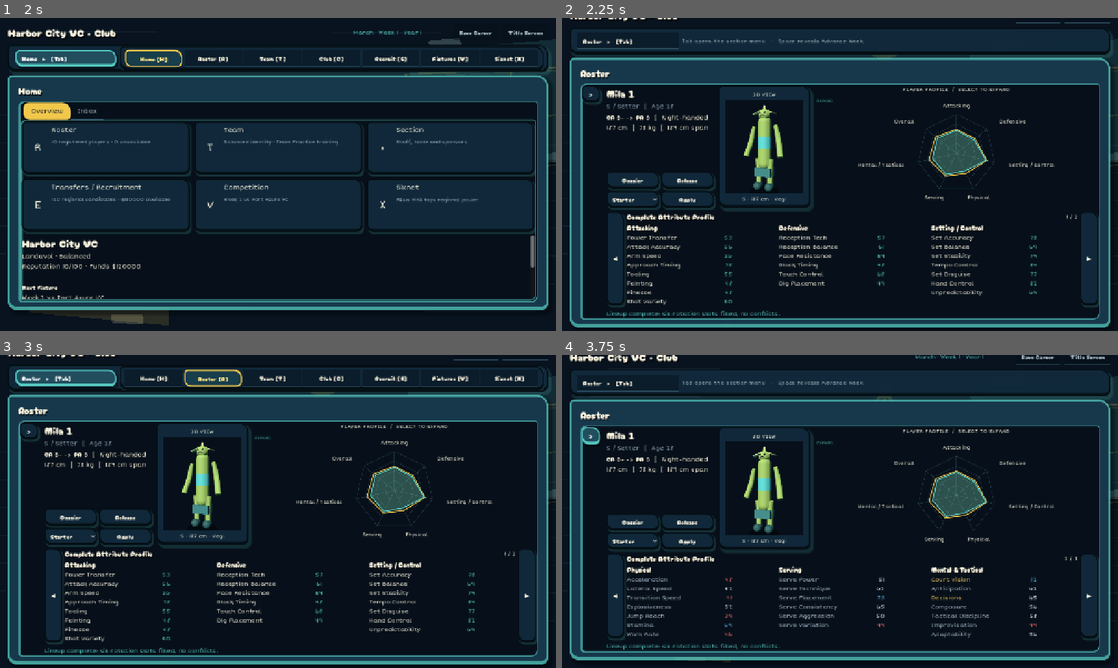
Above: before the commit, frames 1-4 (two rows, left to right).
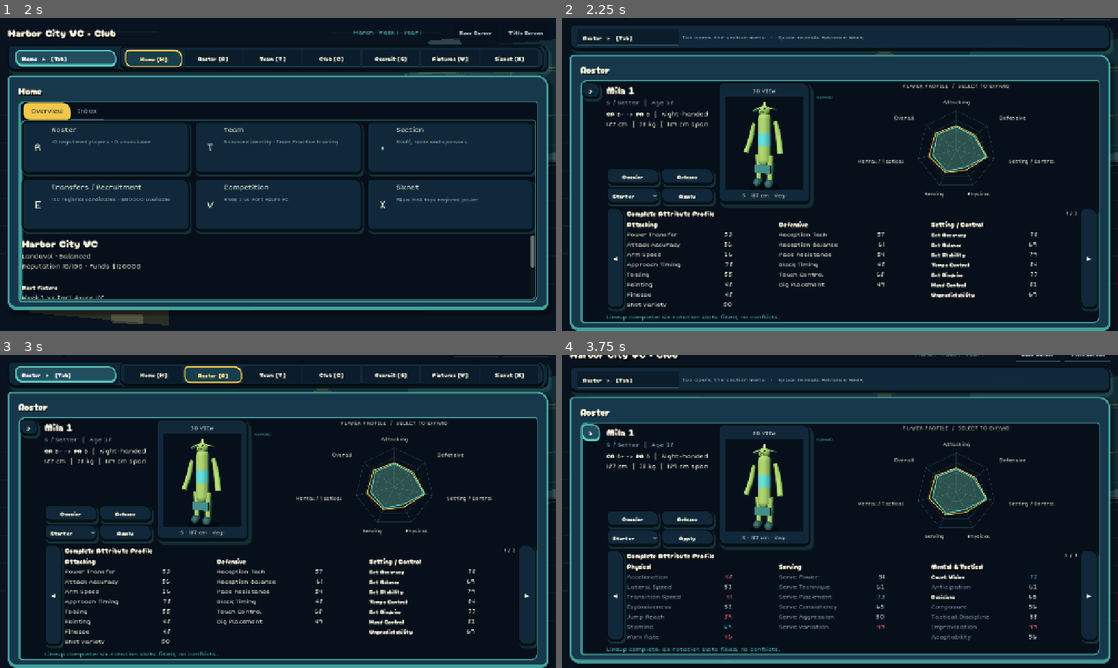
Above: after the commit, the same moments.

Repository: iracarranza/volley-world-manager
Game: Godot game, scene res://tools/preview/dashboard_preview.tscn
Same seed, same stepped clock (60 frames per second), same inputs: the game is played once before the commit and once after it. This scene is started directly instead of the project's main scene.
Inputs (mouse positions are in pixels of both pictures, inside the frame that each line leads up to):
- Up to frame 1 (2 s): click "Title Screen" at 0.5 s; click "Home ▸ [Tab]" at 1.25 s
- Up to frame 2 (2.25 s): click (667, 149) at 2 s
- Up to frame 3 (3 s): click "Roster ▸ [Tab]" at 2.75 s
- Up to frame 4 (3.75 s): click ">" at 3.5 s

Frame 1 is identical in both runs. In frame 2, 19% of the frame differs, in the area x 1-99%, y 0-100%; in frame 3, 20%; in frame 4, 17%.

Commit message:
Stop the theme pass from eating the roster's grade colours
Every attribute value in the band was painted the same teal, and the
reason was two rules in ui_style_system colliding with the band's whole
purpose. _clear_legacy_presentation_overrides strips *every* colour
override in the tree, and _style_label gives any label whose name contains
"Value" the StatLabel variation. The band's labels are literally named
"Value", so their grade colours were wiped and repainted identically. The
numbers looked styled and said nothing.

The theory behind the stripping is right for a label somebody tinted once
and forgot, and wrong for a colour that carries meaning. Those have to be
overrides, because a theme variation is per widget *kind* and the entire
point here is that two identical widgets differ by their data. So the
styler now honours a ui_style_exempt meta, and the band's labels set it.

Finding it took four instruments and three of them lied. The grade data
path was correct in isolation. The override was correct immediately after
being written. The screenshot was stale, because an earlier render had
failed into /dev/null -- the same silent-render trap as the food panel. A
pixel histogram of the value gutter is what finally disagreed with my own
eyes, and printing the label's colour *at screenshot time* rather than at
fill time is what named the culprit.

Key attributes are now the display face at full-strength ink against
muted body-face names, rather than gold. Hue means grade; weight means
relevance. Gold previously meant both "S grade" and "matters for this
position", so a gold 48 read as a good 48 -- the one colour that is
supposed to mark an exceptional number was also marking an ordinary one.

Suite: 796 checks, the standing attack-symmetry ratchet the only failure.

Co-Authored-By: Claude Opus 5 <noreply@anthropic.com>
Claude-Session: https://claude.ai/code/session_0197KZ6RDwTpMdR7xHdkkPxn

Diff:
--- a/scenes/screens/career_dashboard.gd
+++ b/scenes/screens/career_dashboard.gd
@@ -113,6 +113,11 @@
 ## The roster's live model. Built in code rather than in the scene because the
 ## whole subtree is one viewport, one light and one actor, and a `.tscn` for
 ## that is three files to keep in sync instead of one function to read.
+## The display face, borrowed for the attribute rows that matter to this
+## player's own position. Godot Labels take one font, so "bold" here is a face
+## swap rather than a weight -- which is heavier than a bold body face and
+## reads at the 13px this band runs at.
+const KEY_ATTRIBUTE_FONT := preload("res://Cherry_Bomb_One/CherryBombOne-Regular.ttf")
 const RosterActorScene := preload("res://scenes/components/player_actor_3d.tscn")
 const FaceExpressionsScript := preload("res://scripts/data/face_expressions.gd")
 ## Radians of turn per pixel dragged. Slow enough that a small nudge is a small
@@ -1003,17 +1008,22 @@
 		for row_index in range(ATTRIBUTE_ROWS_PER_COLUMN):
 			var row := HBoxContainer.new()
 			row.name = "Row%d" % row_index
+			## Both labels opt out of `UIStyle`. Their colours are data rather
+			## than decoration -- a grade band on the value, position relevance on
+			## the name -- and the styling pass strips every override it finds.
 			var name_label := Label.new()
 			name_label.name = "Name"
 			name_label.size_flags_horizontal = Control.SIZE_EXPAND_FILL
 			name_label.clip_text = true
 			name_label.add_theme_font_size_override("font_size", 13)
+			name_label.set_meta("ui_style_exempt", true)
 			row.add_child(name_label)
 			var value_label := Label.new()
 			value_label.name = "Value"
-			value_label.custom_minimum_size = Vector2(34.0, 0.0)
+			value_label.custom_minimum_size = Vector2(38.0, 0.0)
 			value_label.horizontal_alignment = HORIZONTAL_ALIGNMENT_RIGHT
-			value_label.add_theme_font_size_override("font_size", 13)
+			value_label.add_theme_font_size_override("font_size", 14)
+			value_label.set_meta("ui_style_exempt", true)
 			row.add_child(value_label)
 			## A trailing spacer keeps the value from being flung to the far
 			## right of a 450px column, where the gap back to its own name is
@@ -1358,9 +1368,23 @@
 		## The attributes this player's own position is scored on are called
 		## out, so a middle blocker's block timing reads differently from a
 		## middle blocker's set disguise at a glance.
+		##
+		## **Hue means grade; weight means relevance.** The two axes are kept on
+		## separate channels on purpose. Colouring key attributes gold, as this
+		## did, put them in direct collision with an S grade -- the one colour in
+		## the band that is supposed to mean "this number is exceptional" also
+		## meant "this row matters for this position", and a gold 48 read as a
+		## good 48. Keys are now the heading face at full-strength ink against a
+		## muted body face, so relevance is legible without spending a hue.
 		var is_position_key := attribute_key in position_keys
-		name_label.add_theme_color_override("font_color",
-			Color("f4c95d") if is_position_key else Color("aab9cc"))
+		if is_position_key:
+			name_label.add_theme_font_override("font", KEY_ATTRIBUTE_FONT)
+			name_label.add_theme_font_size_override("font_size", 13)
+			name_label.add_theme_color_override("font_color", Color("f6f1de"))
+		else:
+			name_label.remove_theme_font_override("font")
+			name_label.add_theme_font_size_override("font_size", 13)
+			name_label.add_theme_color_override("font_color", Color("8fa1b6"))
 		var score := int(player.get(attribute_key))
 		value_label.text = str(score)
 		value_label.add_theme_color_override("font_color",
--- a/scripts/systems/ui_style_system.gd
+++ b/scripts/systems/ui_style_system.gd
@@ -41,6 +41,22 @@
 		return
 	var control := node as Control
 	_clear_legacy_presentation_overrides(control)
+	## Opted out, and the escape hatch is deliberate.
+	##
+	## This pass strips *every* colour override in the tree on the theory that a
+	## hand-set colour is legacy presentation the theme should own. That is right
+	## for a label someone tinted once and forgot, and wrong for a colour that
+	## carries meaning -- a grade band, a severity, a per-datum state. Those have
+	## to be overrides, because a theme variation is per widget *kind* and the
+	## whole point is that two identical widgets differ by their data.
+	##
+	## The roster's attribute band was the case that found this. Every value
+	## carried its grade colour and every one was wiped and repainted the same
+	## teal, because the labels are named "Value" and this file gives anything
+	## containing "Value" the StatLabel variation. The numbers looked styled and
+	## said nothing.
+	if control.has_meta("ui_style_exempt"):
+		return
 	if control is Button:
 		_style_button(control as Button)
 	elif control is Label:
